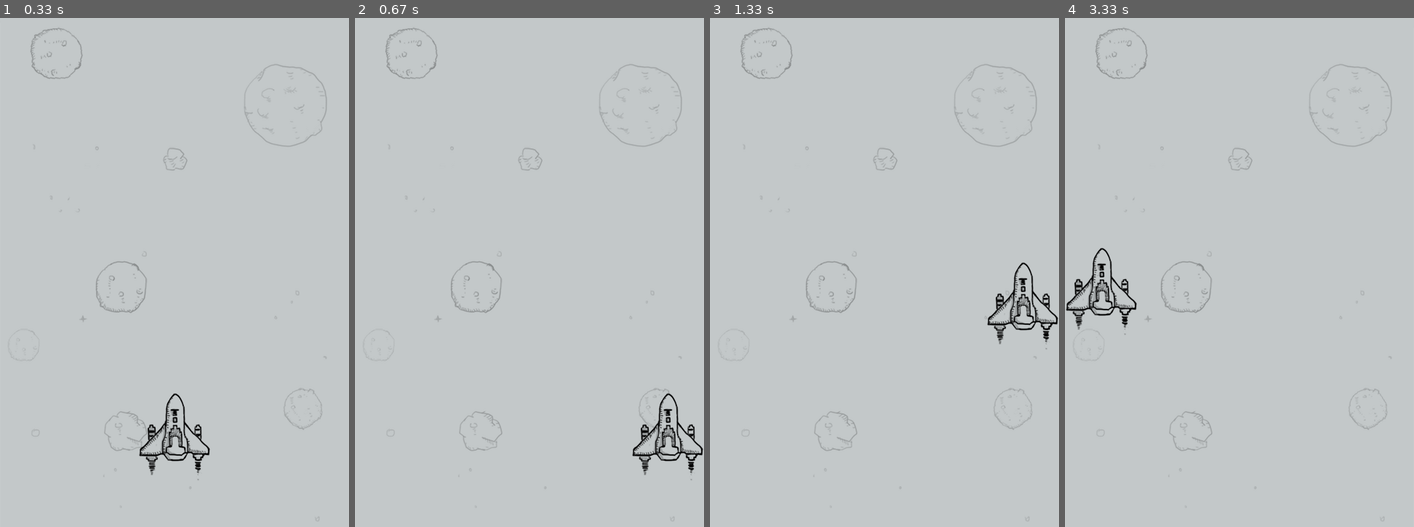
Above: before the commit, frames 1-4 (left to right).
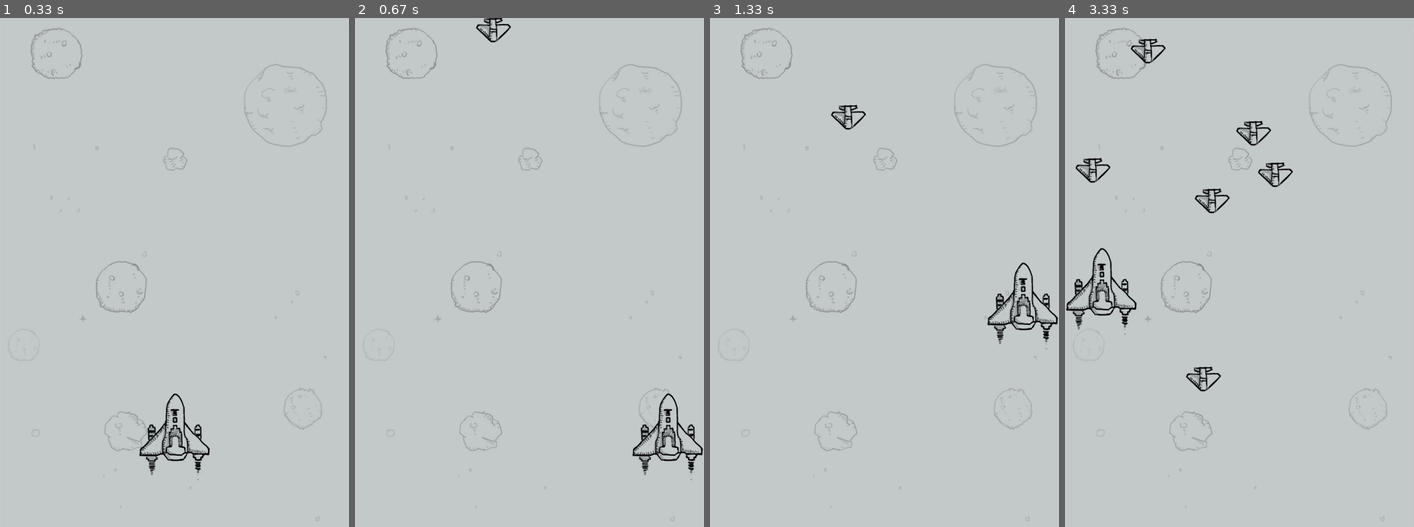
Above: after the commit, the same moments.

Repository: peanutfisher/mixer_truck
Game: pygame game, started from 202107/PYGAME/Aircraft Wars/main.py
Same seed, same stepped clock (60 frames per second), same inputs: the game is played once before the commit and once after it.
Inputs:
- Up to frame 1 (0.33 s): no input
- Up to frame 2 (0.67 s): hold Right from 0.33 s (still down)
- Up to frame 3 (1.33 s): release Right at 0.8 s; hold Up 0.83-1.13 s; hold Right from 1.17 s (still down)
- Up to frame 4 (3.33 s): release Right at 1.63 s; hold Left 1.67-2.2 s; hold Down 2.23-2.53 s; hold Left 2.57-2.97 s; hold Up from 3 s (still down)

Frame 1 is identical in both runs. In frame 2, 0.2% of the frame differs, in the area x 34-45%, y 0-5%; in frame 3, 0.2%; in frame 4, 1.3%, in the area x 2-66%, y 4-74%.

Commit message:
init the project
main() was written, background is setup and music/sounds as well.

Diff:
--- a/202107/PYGAME/Aircraft Wars/enemies.py
+++ b/202107/PYGAME/Aircraft Wars/enemies.py
@@ -0,0 +1,68 @@
+import pygame
+import random
+
+pygame.init()
+
+class SmallEnemy(pygame.sprite.Sprite):
+    def __init__(self, image, bg_size):
+        pygame.sprite.Sprite.__init__(self)
+
+        self.image = pygame.image.load(image).convert_alpha()
+        self.rect = self.image.get_rect()
+        self.width, self.height = bg_size[0], bg_size[1]
+        self.rect.left, self.rect.top = random.randint(0, self.width - self.rect.width), \
+                                        random.randint(-5 * self.height, 0)
+        self.speed = 3
+
+    def move(self):
+        if self.rect.top < self.height:
+            self.rect.top += self.speed
+        else:
+            self.reset()
+
+    def reset(self):
+        self.rect.left, self.rect.top = random.randint(0, self.width - self.rect.width), \
+                                          random.randint(-5 * self.height, 0)
+
+class MiddleEnemy(pygame.sprite.Sprite):
+    def __init__(self, image, bg_size):
+        pygame.sprite.Sprite.__init__(self)
+
+        self.image = pygame.image.load(image).convert_alpha()
+        self.rect = self.image.get_rect()
+        self.width, self.height = bg_size[0], bg_size[1]
+        self.rect.left, self.rect.top = random.randint(0, self.width - self.rect.width), \
+                                        random.randint(-10 * self.height, -5 * self.height)
+        self.speed = 2
+
+    def move(self):
+        if self.rect.top < self.height:
+            self.rect.top += self.speed
+        else:
+            self.reset()
+
+    def reset(self):
+        self.rect.left, self.rect.top = random.randint(0, self.width - self.rect.width), \
+                                          random.randint(-10 * self.height, -5 * self.height)
+
+class BigEnemy(pygame.sprite.Sprite):
+    def __init__(self, image1, image2, bg_size):
+        pygame.sprite.Sprite.__init__(self)
+
+        self.image1 = pygame.image.load(image1).convert_alpha()
+        self.image2 = pygame.image.load(image2).convert_alpha()
+        self.rect = self.image1.get_rect()
+        self.width, self.height = bg_size[0], bg_size[1]
+        self.rect.left, self.rect.top = random.randint(0, self.width - self.rect.width), \
+                                        random.randint(-15 * self.height, -10 * self.height)
+        self.speed = 1
+
+    def move(self):
+        if self.rect.top < self.height:
+            self.rect.top += self.speed
+        else:
+            self.reset()
+
+    def reset(self):
+        self.rect.left, self.rect.top = random.randint(0, self.width - self.rect.width), \
+                                          random.randint(-15 * self.height, -10 * self.height)
--- a/202107/PYGAME/Aircraft Wars/main.py
+++ b/202107/PYGAME/Aircraft Wars/main.py
@@ -1,6 +1,7 @@
 import pygame
 import sys
 import myplane
+import enemies
 import traceback
 from pygame.locals import *
 
@@ -13,6 +14,11 @@
 background = pygame.image.load("images\\background.png").convert()
 myplane_image1 = "images\\me1.png"
 myplane_image2 = "images\\me2.png"
+enemy1_image = "images\\enemy1.png"
+enemy2_image = "images\\enemy2.png"
+enemy3_image1 = "images\\enemy3_n1.png"
+enemy3_image2 = "images\\enemy3_n2.png"
+
 clock = pygame.time.Clock()
 
 running = True
@@ -20,7 +26,7 @@
 # background music and Sounds
 pygame.mixer.music.load("sound\\game_music.ogg")
 pygame.mixer.music.set_volume(0.2)
-pygame.mixer.music.play()
+pygame.mixer.music.play(-1)
 bullet_sound = pygame.mixer.Sound("sound\\bullet.wav")
 bullet_sound.set_volume(0.2)
 enemy1_down_sound = pygame.mixer.Sound("sound\\enemy1_down.wav")
@@ -30,7 +36,7 @@
 enemy3_down_sound = pygame.mixer.Sound("sound\\enemy3_down.wav")
 enemy3_down_sound.set_volume(0.2)
 enemy3_flying_sound = pygame.mixer.Sound("sound\\enemy3_flying.wav")
-enemy3_flying_sound.set_volume(0.2)
+enemy3_flying_sound.set_volume(0.5)
 get_bomb_sound = pygame.mixer.Sound("sound\\get_bomb.wav")
 get_bomb_sound.set_volume(0.2)
 get_bullet_sound = pygame.mixer.Sound("sound\\get_bullet.wav")
@@ -46,10 +52,43 @@
 
 # create myplane
 myplane = myplane.MyPlane(myplane_image1, myplane_image2, bg_size)
+
+
+# groups of enemies
+all_enemies = pygame.sprite.Group()
+small_enemies = pygame.sprite.Group()
+middle_enemies = pygame.sprite.Group()
+big_enemies = pygame.sprite.Group()
+
+# storing key_pressed value
 key_pressed_list = []
+# the flag of switching pictures
 switch_picture = False
+# a kind of timer
 counter = 120
 
+# methods to add small/middle/big enemies into their group and also put them together for collision check
+def add_small_enemies(group1, group2, num):
+    for i in range(num):
+        smallenemy = enemies.SmallEnemy(enemy1_image, bg_size)
+        group1.add(smallenemy)
+        group2.add(smallenemy)
+
+def add_middle_enemies(group1, group2, num):
+    for i in range(num):
+        middleenemy = enemies.MiddleEnemy(enemy2_image, bg_size)
+        group1.add(middleenemy)
+        group2.add(middleenemy)
+
+def add_big_enemies(group1, group2, num):
+    for i in range(num):
+        bigenemy = enemies.BigEnemy(enemy3_image1, enemy3_image2, bg_size)
+        group1.add(bigenemy)
+        group2.add(bigenemy)
+
+add_small_enemies(small_enemies, all_enemies, 15)
+add_middle_enemies(middle_enemies, all_enemies, 7)
+add_big_enemies(big_enemies, all_enemies, 3)
 
 while running:
     for event in pygame.event.get():
@@ -86,5 +125,26 @@
     else:
         screen.blit(myplane.image2, myplane.rect)
 
+    # draw big enemies
+    for each in big_enemies:
+        each.move()
+        if each.rect.bottom == -5:
+            enemy3_flying_sound.play()
+
+        if switch_picture:
+            screen.blit(each.image1, each.rect)
+        else:
+            screen.blit(each.image2, each.rect)
+
+    # draw middle enemies
+    for each in middle_enemies:
+        each.move()
+        screen.blit(each.image, each.rect)
+
+    # draw small enemies
+    for each in small_enemies:
+        each.move()
+        screen.blit(each.image, each.rect)
+
     pygame.display.flip()
     clock.tick(60)
